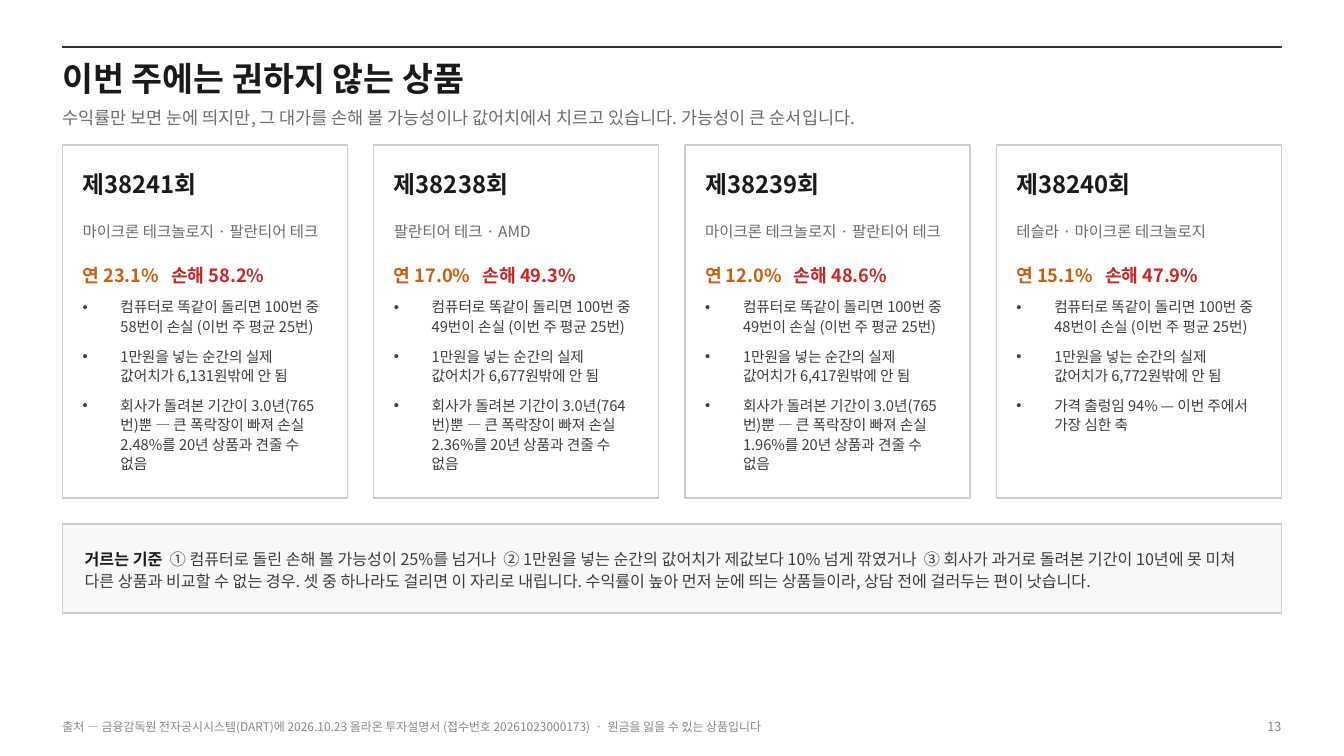
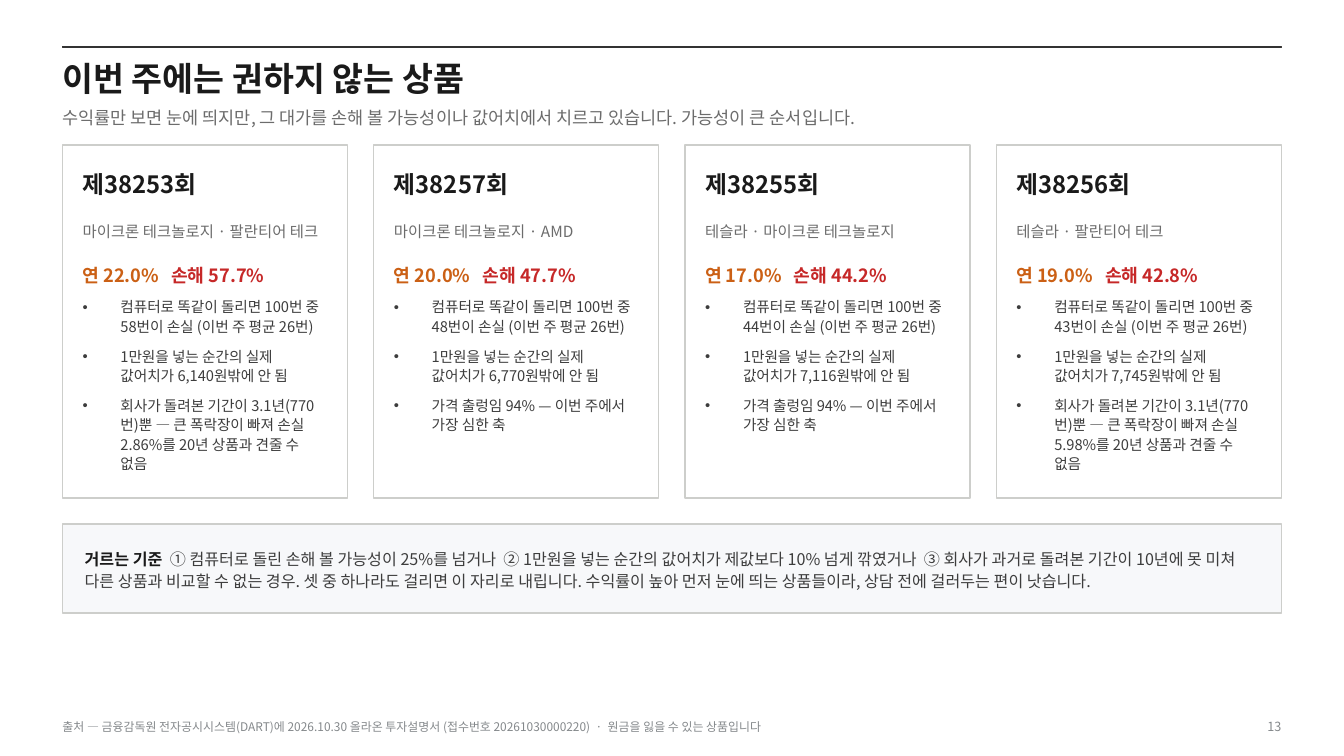
Before and after one commit to hanaroline/work_1, a slide deck: slide 13 of els-analysis-deck.pptx. Drawn at 1344x756 pixels with LibreOffice and Linux fonts; fonts in the diff are those of the drawing. Boxes give left, top, right and bottom in pixels: in the first picture for what was removed or moved away, otherwise in the second. Text is boxed around its words. In the diff, an @@ line names an element or a change of style, - is before the commit and + after.

```diff
--- a/els-analysis-deck.pptx
+++ b/els-analysis-deck.pptx
@@ text at box(83, 173, 197, 195): text changed @@
-제38241회
+제38253회
@@ text at box(394, 173, 508, 195): text changed @@
-제38238회
+제38257회
@@ text at box(705, 173, 819, 195): text changed @@
-제38239회
+제38255회
@@ text at box(1016, 173, 1130, 195): text changed @@
-제38240회
+제38256회
@@ text at box(394, 224, 574, 238): text changed @@
-팔란티어 테크 · AMD
+마이크론 테크놀로지 · AMD
@@ text at box(705, 224, 895, 238): text changed @@
-마이크론 테크놀로지 · 팔란티어 테크
+테슬라 · 마이크론 테크놀로지
@@ text at box(1016, 224, 1163, 238): text changed @@
-테슬라 · 마이크론 테크놀로지
+테슬라 · 팔란티어 테크
@@ text at box(83, 266, 265, 284): text changed @@
-연 23.1% 손해 58.2%
+연 22.0% 손해 57.7%
@@ text at box(394, 266, 576, 284): text changed @@
-연 17.0% 손해 49.3%
+연 20.0% 손해 47.7%
@@ text at box(705, 266, 887, 284): text changed @@
-연 12.0% 손해 48.6%
+연 17.0% 손해 44.2%
@@ text at box(1016, 266, 1199, 284): text changed @@
-연 15.1% 손해 47.9%
+연 19.0% 손해 42.8%
@@ text at box(120, 300, 320, 470): text changed @@
-• 컴퓨터로 똑같이 돌리면 100번 중 58번이 손실 (이번 주 평균 25번)
-• 1만원을 넣는 순간의 실제 값어치가 6,131원밖에 안 됨
-• 회사가 돌려본 기간이 3.0년(765번)뿐 — 큰 폭락장이 빠져 손실 2.48%를 20년 상품과 견줄 수 없음
+• 컴퓨터로 똑같이 돌리면 100번 중 58번이 손실 (이번 주 평균 26번)
+• 1만원을 넣는 순간의 실제 값어치가 6,140원밖에 안 됨
+• 회사가 돌려본 기간이 3.1년(770번)뿐 — 큰 폭락장이 빠져 손실 2.86%를 20년 상품과 견줄 수 없음
@@ text at box(432, 300, 631, 431): text changed @@
-• 컴퓨터로 똑같이 돌리면 100번 중 49번이 손실 (이번 주 평균 25번)
-• 1만원을 넣는 순간의 실제 값어치가 6,677원밖에 안 됨
-• 회사가 돌려본 기간이 3.0년(764번)뿐 — 큰 폭락장이 빠져 손실 2.36%를 20년 상품과 견줄 수 없음
+• 컴퓨터로 똑같이 돌리면 100번 중 48번이 손실 (이번 주 평균 26번)
+• 1만원을 넣는 순간의 실제 값어치가 6,770원밖에 안 됨
+• 가격 출렁임 94% — 이번 주에서 가장 심한 축
@@ text at box(743, 300, 942, 431): text changed @@
-• 컴퓨터로 똑같이 돌리면 100번 중 49번이 손실 (이번 주 평균 25번)
-• 1만원을 넣는 순간의 실제 값어치가 6,417원밖에 안 됨
-• 회사가 돌려본 기간이 3.0년(765번)뿐 — 큰 폭락장이 빠져 손실 1.96%를 20년 상품과 견줄 수 없음
+• 컴퓨터로 똑같이 돌리면 100번 중 44번이 손실 (이번 주 평균 26번)
+• 1만원을 넣는 순간의 실제 값어치가 7,116원밖에 안 됨
+• 가격 출렁임 94% — 이번 주에서 가장 심한 축
@@ text at box(1054, 300, 1254, 470): text changed @@
-• 컴퓨터로 똑같이 돌리면 100번 중 48번이 손실 (이번 주 평균 25번)
-• 1만원을 넣는 순간의 실제 값어치가 6,772원밖에 안 됨
-• 가격 출렁임 94% — 이번 주에서 가장 심한 축
+• 컴퓨터로 똑같이 돌리면 100번 중 43번이 손실 (이번 주 평균 26번)
+• 1만원을 넣는 순간의 실제 값어치가 7,745원밖에 안 됨
+• 회사가 돌려본 기간이 3.1년(770번)뿐 — 큰 폭락장이 빠져 손실 5.98%를 20년 상품과 견줄 수 없음
@@ text at box(62, 721, 761, 733): text changed @@
-출처 — 금융감독원 전자공시시스템(DART)에 2026.10.23 올라온 투자설명서 (접수번호 20261023000173) · 원금을 잃을 수 있는 상품입니다
+출처 — 금융감독원 전자공시시스템(DART)에 2026.10.30 올라온 투자설명서 (접수번호 20261030000220) · 원금을 잃을 수 있는 상품입니다
```
Also in this commit, not shown: 15 other slides changed, 22 other files.
